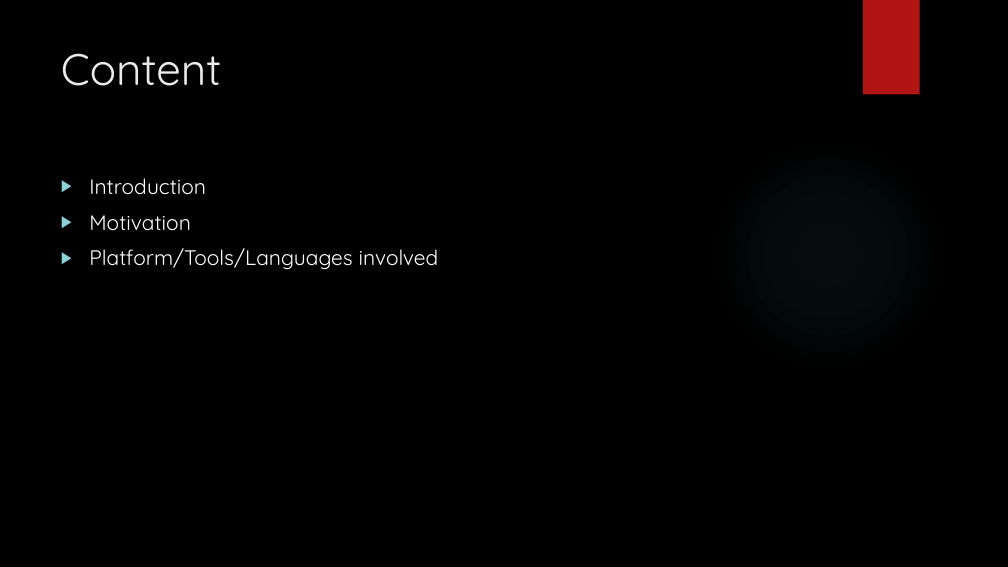
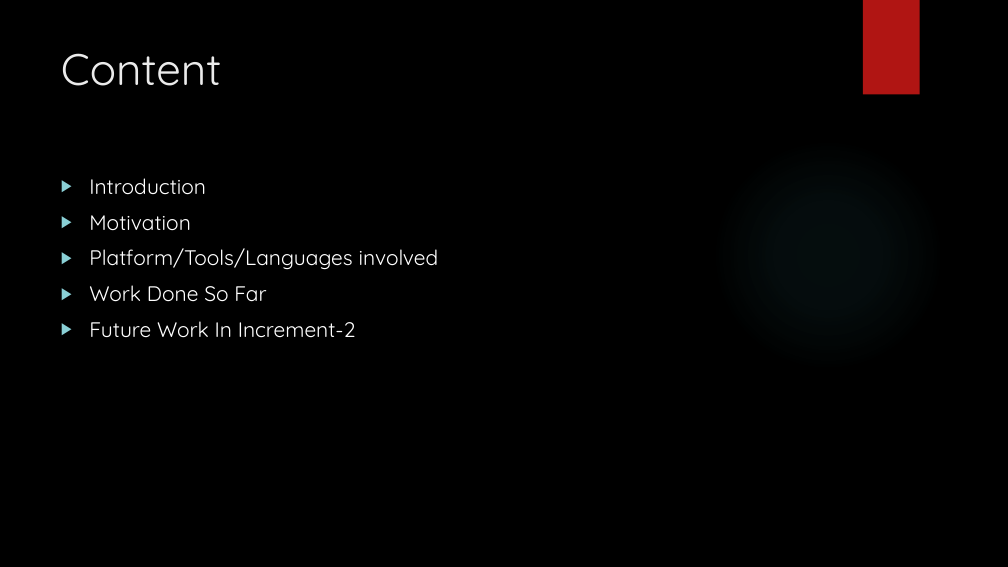
Before and after one commit to navyagonug/WEB-MOBILE-PROJECT-, a slide deck: slide 2 of PROPOSAL PPT.pptx. Drawn at 1008x567 pixels with LibreOffice and Linux fonts; fonts in the diff are those of the drawing; background and template pictures are left out. Boxes give left, top, right and bottom in pixels: in the first picture for what was removed or moved away, otherwise in the second. Text is boxed around its words. In the diff, an @@ line names an element or a change of style, - is before the commit and + after.

```diff
--- a/PROPOSAL PPT.pptx
+++ b/PROPOSAL PPT.pptx
@@ text at <box>89,285,356,338</box>: paragraphs added @@
+▶ Work Done So Far
+▶ Future Work In Increment-2
```
Also in this commit, not shown: 1 other file.
